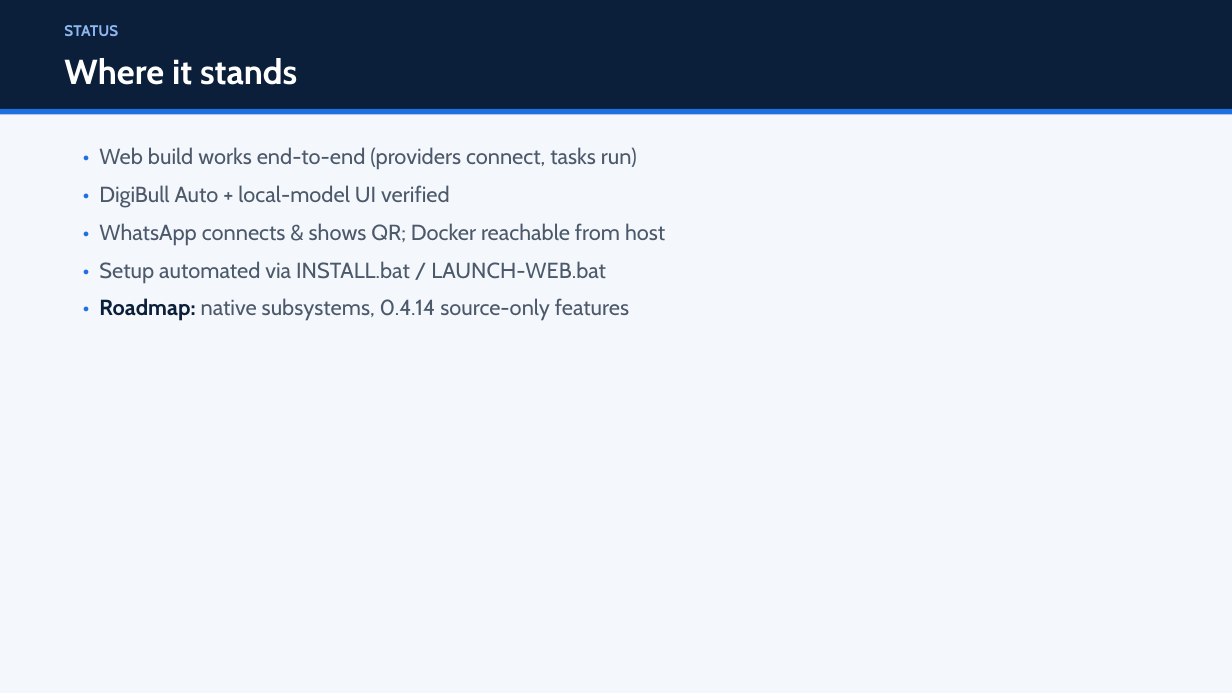
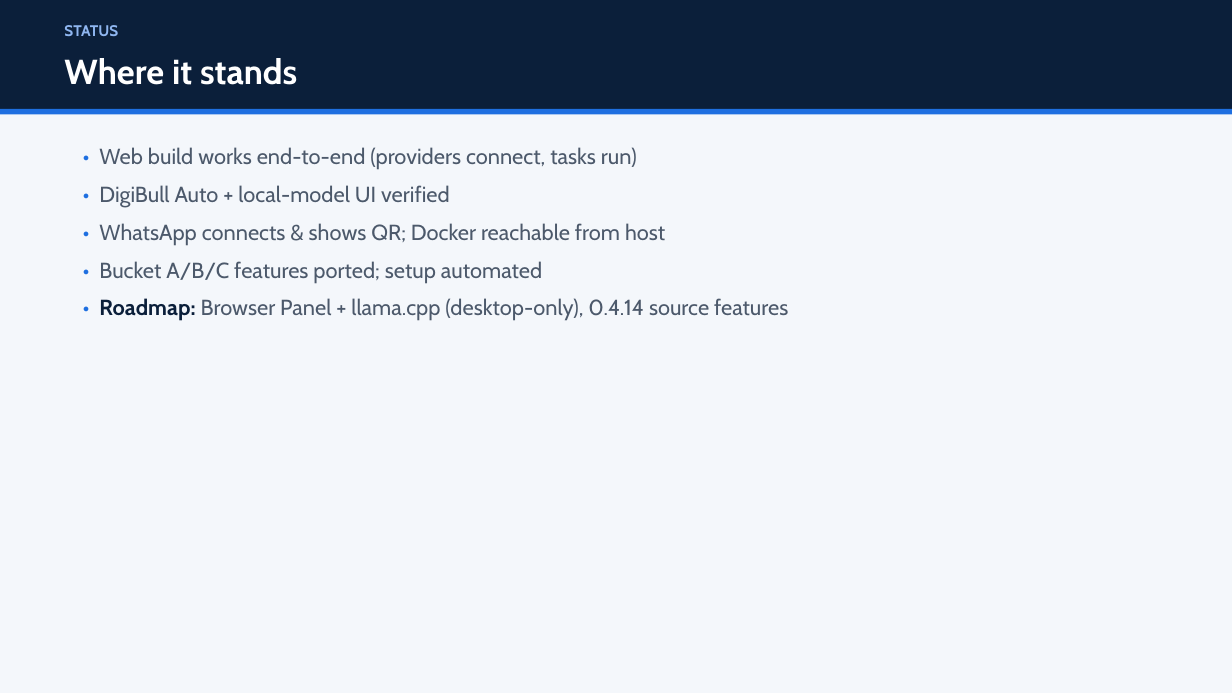
Before and after one commit to solutionsDigibull/SRIM-by_Digibull, a slide deck: slide 20 of SRIM/Accomplish/accomplish_Wrapper/LOCAL/docs/SRIM_Master_Deck.pptx (slide 19 before the commit). Drawn at 1232x693 pixels with LibreOffice and Linux fonts; fonts in the diff are those of the drawing. Boxes give left, top, right and bottom in pixels: in the first picture for what was removed or moved away, otherwise in the second. Text is boxed around its words. In the diff, an @@ line names an element or a change of style, - is before the commit and + after.

```diff
--- a/SRIM/Accomplish/accomplish_Wrapper/LOCAL/docs/SRIM_Master_Deck.pptx
+++ b/SRIM/Accomplish/accomplish_Wrapper/LOCAL/docs/SRIM_Master_Deck.pptx
@@ text at box(99, 261, 788, 321): text changed @@
-• Setup automated via INSTALL.bat / LAUNCH-WEB.bat
-• Roadmap: native subsystems, 0.4.14 source-only features
+• Bucket A/B/C features ported; setup automated
+• Roadmap: Browser Panel + llama.cpp (desktop-only), 0.4.14 source features
```
Also in this commit, not shown: 3 other slides changed, 1 slide added.
